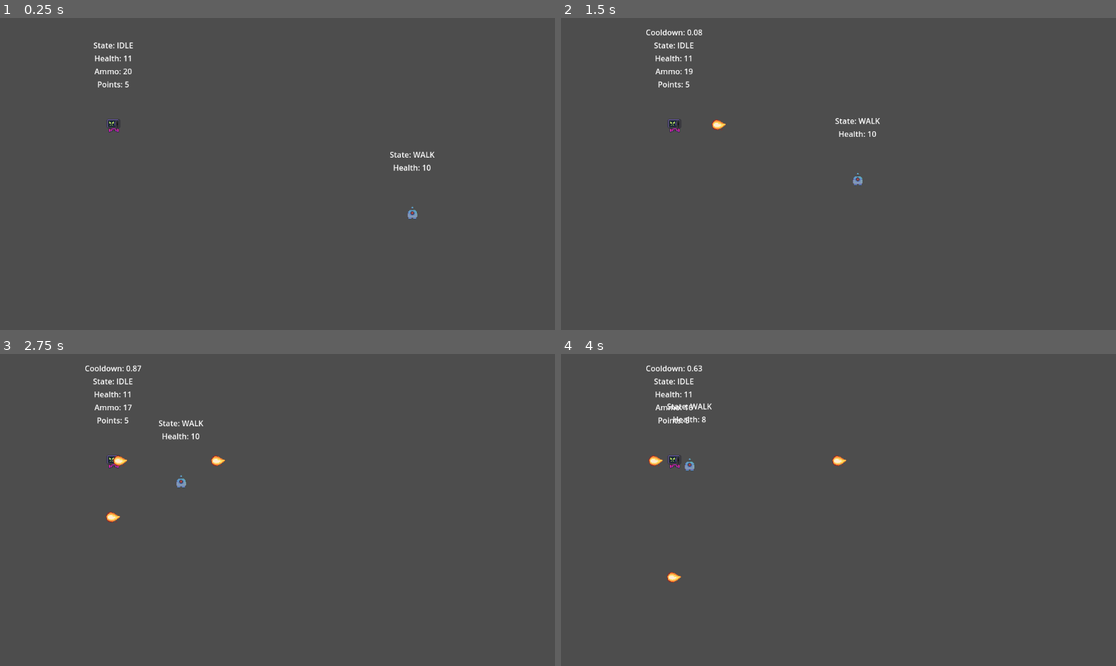
Above: before the commit, frames 1-4 (two rows, left to right).
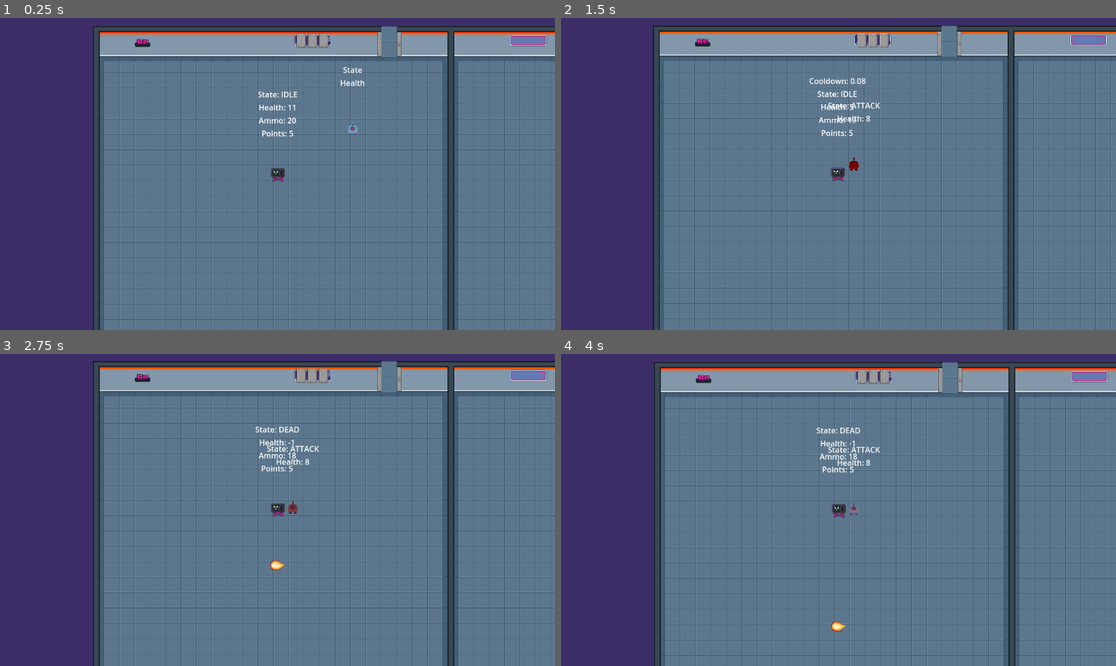
Above: after the commit, the same moments.

Repository: 1-lost-peon/3-minutes-on-high
Game: Godot game, scene res://scenes/game.tscn
Two runs of this game, one before a commit and one after it. Both use one fixed random seed, a clock stepped at 60 frames per second and the inputs below. Before the commit the project starts from res://scenes/debug_level.tscn.
Inputs:
- Up to frame 1 (0.25 s): no input
- Up to frame 2 (1.5 s): hold Right (attack_right) 0.53-1.28 s; hold Down (attack_down) from 1.28 s (still down)
- Up to frame 3 (2.75 s): release Down (attack_down) at 2.03 s; hold Right (attack_right) from 2.03 s (still down)
- Up to frame 4 (4 s): release Right (attack_right) at 2.78 s; hold Up (attack_up) 2.78-3.53 s; hold Left (attack_left) from 3.53 s (still down)

The runs differ from the first frame. In frame 1, 97% of the frame differs, in the area x 0-100%, y 0-100%; in frame 2, 97%; in frame 3, 97%; in frame 4, 97%.

Commit message:
added camera and camera shake, see singleton/camera_agent. Also added attack state to enemies.

Diff:
--- a/project.godot
+++ b/project.godot
@@ -11,8 +11,12 @@
 [application]
 
 config/name="3 Minutes on High"
-run/main_scene="uid://bxtow6wbkfncf"
+run/main_scene="uid://bfdi7ko7mp5b8"
 config/features=PackedStringArray("4.5", "GL Compatibility")
+
+[autoload]
+
+CameraAgent="*res://source/singleton/camera_agent.gd"
 
 [global_group]
 
--- a/scenes/enemy.tscn
+++ b/scenes/enemy.tscn
@@ -12,7 +12,7 @@
 script = ExtResource("1_4gyqm")
 speed = 200.0
 
-[node name="Enemy" type="Sprite2D" parent="."]
+[node name="Sprite2D" type="Sprite2D" parent="."]
 texture = ExtResource("2_r6xaq")
 
 [node name="Container" type="VBoxContainer" parent="."]
--- a/scenes/game.tscn
+++ b/scenes/game.tscn
@@ -1183,7 +1183,7 @@
 position = Vector2(392, 307)
 
 [node name="Enemy" parent="." instance=ExtResource("3_iywne")]
-position = Vector2(623, 16)
+position = Vector2(590, 183)
 
 [node name="Door" type="Sprite2D" parent="."]
 position = Vector2(144, 736)
--- a/scenes/player.tscn
+++ b/scenes/player.tscn
@@ -64,3 +64,8 @@
 [node name="AttackTimer" type="Timer" parent="."]
 process_callback = 0
 one_shot = true
+
+[node name="Camera2D" type="Camera2D" parent="."]
+process_callback = 0
+position_smoothing_enabled = true
+position_smoothing_speed = 3.0
--- a/source/enemy.gd
+++ b/source/enemy.gd
@@ -1,12 +1,15 @@
 extends CharacterBody2D
+class_name Enemy
 
 enum EnemyState {
 	WALK,
-	DEAD
+	DEAD,
+	ATTACK
 }
-@export var player:Player
+
 @onready var state_label: Label = $Container/StateLabel
 @onready var health_label: Label = $Container/HealthLabel
+@onready var sprite_2d: Sprite2D = $Sprite2D
 
 @export var health : int = 10 :
 	set(value):
@@ -14,29 +17,36 @@
 		if health_label == null: return
 		health_label.text = "Health: %s"  % str(value)
 
+@export_range(1, 1000, 0.1) var speed: float
 
-@export_range(1, 1000, 0.1) var speed:float
+## Attack range of the enemy. Enemy attack if its this close to the Player.
+@export var attack_range : float = 50.0
 
-func _ready() -> void:
-	health = health
-	current_state = current_state
+## Attack duration in seconds.
+@export var attack_duration_secs : float = 0.2
+
+## Damage of the single attack.
+@export var attack_damage : float = 2.0
 
 var current_state: EnemyState = EnemyState.WALK:
 	set = change_state
 
+var _player_ref : Player = null
+
+func _ready() -> void:
+	_player_ref = get_tree().get_first_node_in_group("player")
 
 func change_state(new_state):
 	print("Current: %s, new: %s" % [current_state, new_state])
 	state_label.text = "State: %s"  % str(EnemyState.keys()[new_state])
-
 	current_state = new_state
 
-var is_attacking := false
 
 func _physics_process(delta: float) -> void:
 	match current_state:
 		EnemyState.WALK: _walk_update(delta)
 		EnemyState.DEAD: _dead_update(delta)
+		EnemyState.ATTACK: _attack_update(delta)
 
 func take_damage(value):
 
@@ -50,8 +60,35 @@
 	return
 
 func _walk_update(_delta):
-	if not player:
+	if not _player_ref:
 		return
-	var direction = global_position.direction_to(player.global_position)
+
+	var direction = global_position.direction_to(_player_ref.global_position)
 	velocity = direction * speed
 	move_and_slide()
+
+	# If we are close to player change state to attack.
+	if (global_position - _player_ref.global_position).length() <= attack_range:
+		current_state = EnemyState.ATTACK
+
+func _attack_update(_delta):
+	if not _player_ref:
+		return
+
+	# For debug purposes change this enemies color to red to indicate we are attacking.
+	var tween := create_tween()
+
+	# Disable physics process to hold state processing, this will result in running attack update for once.
+	set_physics_process(false)
+
+	tween.tween_property(sprite_2d, "self_modulate", Color.RED, attack_duration_secs * 0.66)
+	tween.tween_callback(_damage_player)
+	tween.tween_property(sprite_2d, "self_modulate", Color.WHITE, attack_duration_secs * 0.33)
+
+	# Change state back to walk and enable physics process to reprocess states.
+	tween.tween_callback(func(): current_state = EnemyState.WALK)
+	tween.tween_callback(set_physics_process.bind(true))
+
+func _damage_player() -> void:
+	if _player_ref:
+		_player_ref.take_damage(attack_damage)
--- a/source/player.gd
+++ b/source/player.gd
@@ -5,15 +5,6 @@
 	WALK,
 	DEAD
 }
-
-@onready var state_label: Label = $Container/StateLabel
-@onready var health_label: Label = $Container/HealthLabel
-@onready var ammo_label: Label = $Container/AmmoLabel
-@onready var points_label: Label = $Container/PointsLabel
-@onready var attack_timer: Timer = $AttackTimer
-@onready var attack_cd_label: Label = $Container/AttackCDLabel
-
-
 
 @export var health : int = 10 :
 	set(value):
@@ -33,7 +24,18 @@
 		if points_label == null: return
 		points_label.text = "Points: %s"  % str(value)
 
-@export_range(1, 1000, 0.1)  var speed:float
+@export_range(1, 1000, 0.1)  var speed : float
+
+@export_range(0.0, 1.0) var shake_strength : float = 0.2
+
+
+@onready var state_label: Label = $Container/StateLabel
+@onready var health_label: Label = $Container/HealthLabel
+@onready var ammo_label: Label = $Container/AmmoLabel
+@onready var points_label: Label = $Container/PointsLabel
+@onready var attack_timer: Timer = $AttackTimer
+@onready var attack_cd_label: Label = $Container/AttackCDLabel
+
 
 func _ready() -> void:
 	ammo = ammo
@@ -85,14 +87,17 @@
 	)
 	if can_attack:
 		attack(input_attack_direction)
+
 func take_damage(value):
 
 	if current_state == PlayerState.DEAD:
 		return
+
 	health -= value
-	if health == 0:
+	CameraAgent.add_trauma(value * shake_strength)
+
+	if health <= 0:
 		current_state = PlayerState.DEAD
-
 
 func _idle_update(_delta):
 	var input_direction = Input.get_vector(&"move_left", &"move_right", &"move_up", &"move_down")
--- /dev/null
+++ b/source/singleton/camera_agent.gd
@@ -0,0 +1,52 @@
+extends Node
+class_name _CameraAgent
+
+## Singleton to shake the camera.
+##
+## Usage: [br]
+## CameraAgent.add_trauma(amount : float). [br]
+## amount must be within range 0.0 - 1.0.
+
+# How quickly shaking will stop [0,1].
+var _decay := 0.8
+
+# Maximum displacement in pixels.
+var _max_offset := Vector2(25,25)
+
+# Maximum rotation in radians (use with caution lol).
+var _max_roll = 0.0
+
+# Current shake strength
+var _trauma := 0.0
+
+# Trauma exponent. Use [2,3]
+var _trauma_power := 3
+
+func _process(delta):
+
+	var target := _get_active_camera() as Camera2D
+
+	if(target == null):
+		return
+
+	if (_trauma > 0.0):
+		_trauma = max(_trauma - _decay * delta, 0)
+		_shake_camera(target)
+
+
+## Add trauma to the camera. Amount beyond 1.0 doesnt have any effect, use [1-0 range]
+func add_trauma(amount : float) -> void:
+	_trauma = min(_trauma + amount, 1.0)
+
+# Returns null if no camera is active.
+func _get_active_camera() -> Camera2D:
+
+	return get_viewport().get_camera_2d()
+
+# Helper function that shakes the camera on process.
+func _shake_camera(camera : Camera2D) -> void:
+	var amount = pow(_trauma, _trauma_power)
+
+	camera.rotation = _max_roll * amount * randf_range(-1.0, 1.0)
+	camera.offset.x = _max_offset.x * amount * randf_range(-1.0, 1.0)
+	camera.offset.y = _max_offset.y * amount * randf_range(-1.0, 1.0)
Not shown, added: source/singleton/camera_agent.gd.uid
